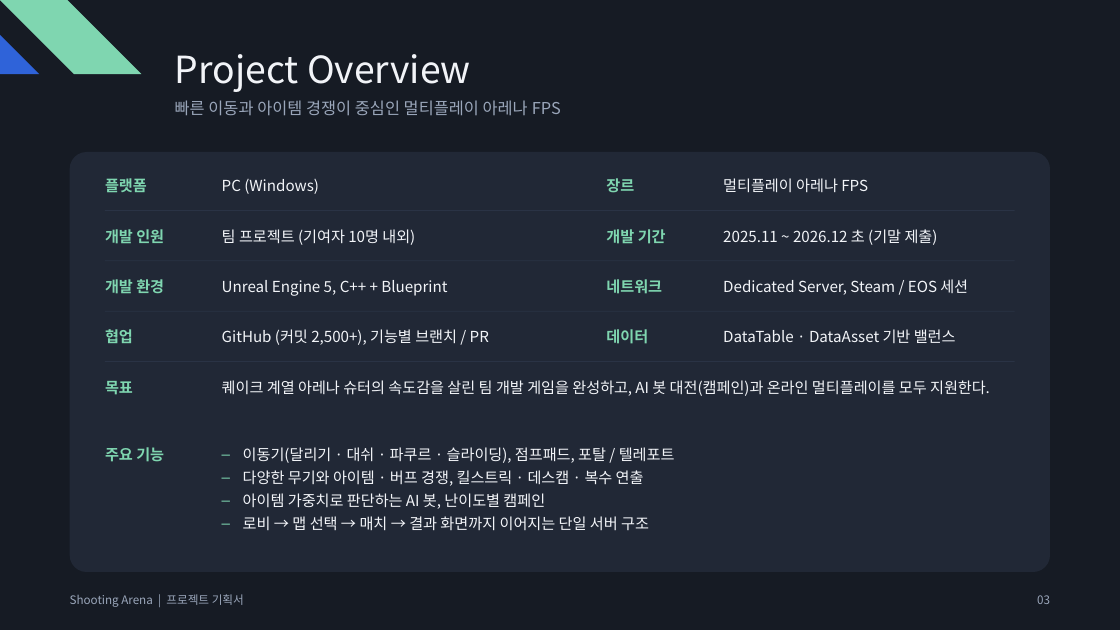
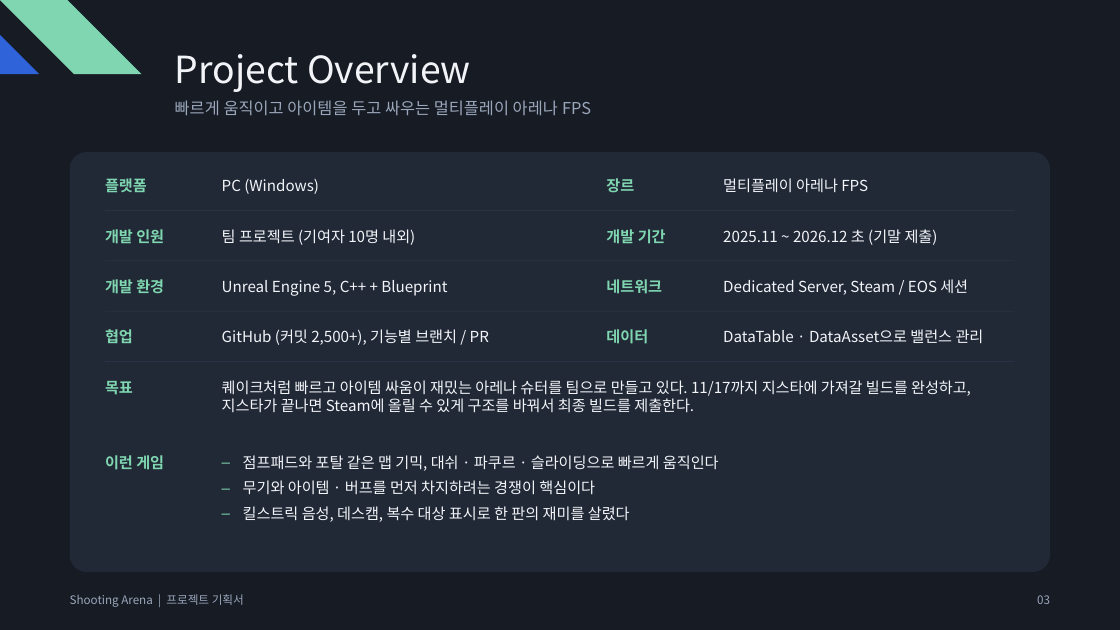
Before and after one commit to Qusbell/BattleArena, a slide deck: slide 3 of Submission/ShootingArena_Project_Plan.pptx. Drawn at 1120x630 pixels with LibreOffice and Linux fonts; fonts in the diff are those of the drawing. Boxes give left, top, right and bottom in pixels: in the first picture for what was removed or moved away, otherwise in the second. Text is boxed around its words. In the diff, an @@ line names an element or a change of style, - is before the commit and + after.

```diff
--- a/Submission/ShootingArena_Project_Plan.pptx
+++ b/Submission/ShootingArena_Project_Plan.pptx
@@ text at (175,100,591,116): text changed @@
-빠른 이동과 아이템 경쟁이 중심인 멀티플레이 아레나 FPS
+빠르게 움직이고 아이템을 두고 싸우는 멀티플레이 아레나 FPS
@@ text at (723,329,984,344): text changed @@
-DataTable · DataAsset 기반 밸런스
+DataTable · DataAsset으로 밸런스 관리
@@ text at (222,380,971,413): text changed @@
-퀘이크 계열 아레나 슈터의 속도감을 살린 팀 개발 게임을 완성하고, AI 봇 대전(캠페인)과 온라인 멀티플레이를 모두 지원한다.
+퀘이크처럼 빠르고 아이템 싸움이 재밌는 아레나 슈터를 팀으로 만들고 있다. 11/17까지 지스타에 가져갈 빌드를 완성하고, 지스타가 끝나면 Steam에 올릴 수 있게 구조를 바꿔서 최종 빌드를 제출한다.
@@ text at (105,455,164,470): text changed @@
-주요 기능
+이런 게임
@@ text at (243,455,719,522): text changed @@
-– 이동기(달리기 · 대쉬 · 파쿠르 · 슬라이딩), 점프패드, 포탈 / 텔레포트
-– 다양한 무기와 아이템 · 버프 경쟁, 킬스트릭 · 데스캠 · 복수 연출
-– 아이템 가중치로 판단하는 AI 봇, 난이도별 캠페인
-– 로비 → 맵 선택 → 매치 → 결과 화면까지 이어지는 단일 서버 구조
+– 점프패드와 포탈 같은 맵 기믹, 대쉬 · 파쿠르 · 슬라이딩으로 빠르게 움직인다
+– 무기와 아이템 · 버프를 먼저 차지하려는 경쟁이 핵심이다
+– 킬스트릭 음성, 데스캠, 복수 대상 표시로 한 판의 재미를 살렸다
```
Also in this commit, not shown: 14 other slides changed, 13 slides added, 3 slides removed.
